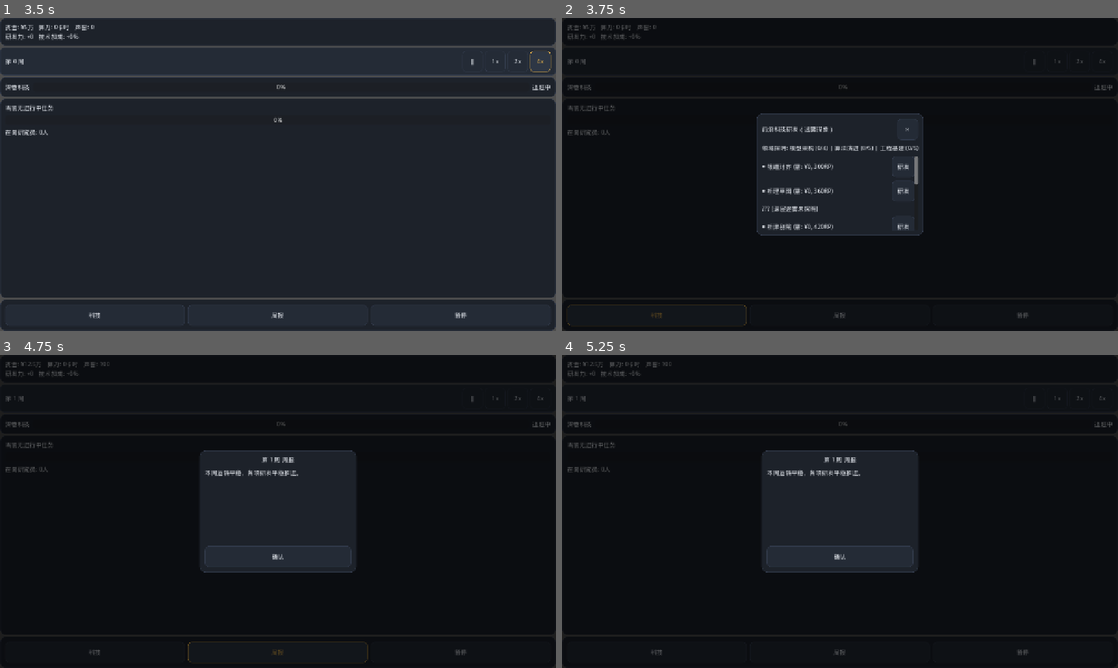
Above: before the commit, frames 1-4 (two rows, left to right).
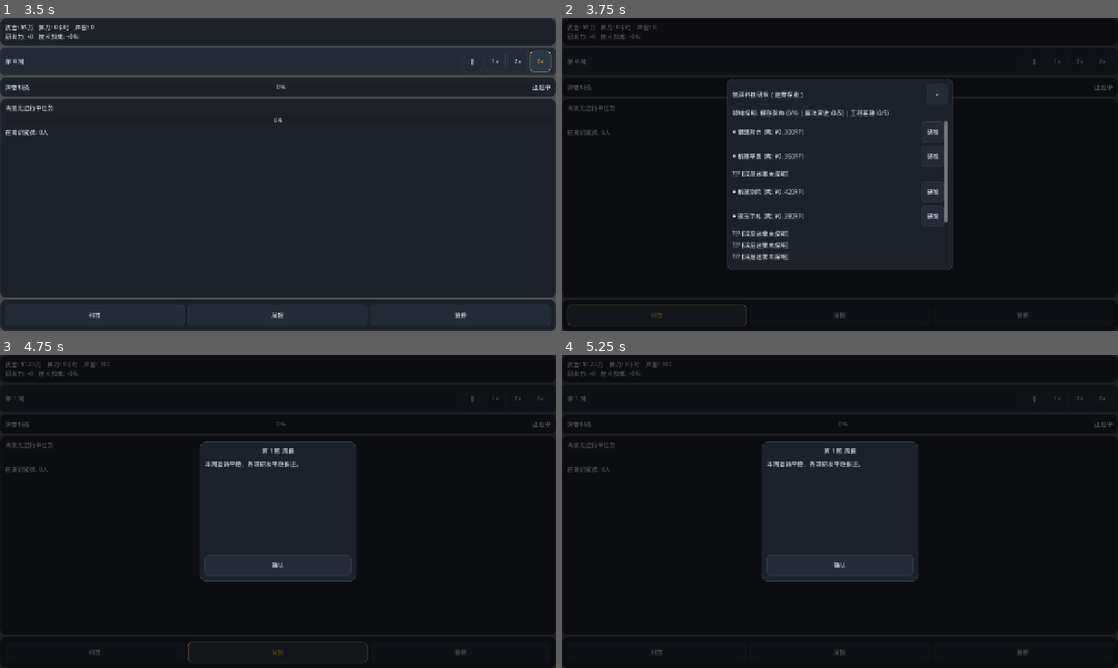
Above: after the commit, the same moments.

Repository: wingsky-1/big-ai-era
Game: Godot game, scene res://src/ui/main/main.tscn
Two runs of this game, one before a commit and one after it. Both use one fixed random seed, a clock stepped at 60 frames per second and the inputs below.
Inputs:
- Up to frame 1 (3.5 s): click "‖" at 0.5 s; click "1x" at 1.25 s; click "2x" at 2 s; click "4x" at 2.75 s
- Up to frame 2 (3.75 s): click "科技" at 3.5 s
- Up to frame 3 (4.75 s): click "周报" at 4.25 s
- Up to frame 4 (5.25 s): click "暂停" at 5 s

Frame 1 is identical in both runs. In frame 2, 14% of the frame differs, in the area x 29-71%, y 19-81%; in frame 3, 2.3%; in frame 4, 2.3%.

Commit message:
fix(ui): 对抗评审闭环（P0 弹层尺寸键 + 无效属性清理 + ADR 补强）
独立评审（引擎探针实证）三项 P0 全部闭环：
- DESIGN_SIZES 键由类名改蛇形文件名：apply() 按 resource_path 派生键
  查表，原类名键永不命中导致全弹层静默落 fallback 360x280（首轮截图
  失真根因，已重拍）；
- 删除 5 个 tscn 中 PanelContainer 不存在的 shrink_center/shrink_end
  无效属性（ClassDB 探针实证）；
- ADR-0010 补强：Apache 2.0 分支许可选择依据 / 480 基准数学 / ⏸⏳
  符号禁令 / 截图调试驱动移除条件。
P1 闭环：MIN_MODAL_SIZE 下限防极小视口塌缩；gameover 截图分支去除
无谓解暂停；shot 驱动丢弃挂起决策卡防叠层污染；测试精确断言 432 +
显式设 root 尺寸规避 GUT 64x64 污染；符号白名单入测试。

Diff:
--- a/src/ui/main/main.gd
+++ b/src/ui/main/main.gd
@@ -97,6 +97,9 @@
 	if shot.is_empty():
 		return
 	_world.set_paused(true)
+	# 防御：若开局/推进已挂起决策卡，截图合成模式丢弃之，避免叠层污染证据
+	if not _world.pending_decision.is_empty():
+		_world.set_pending_decision({})
 	# 注意：类内不可裸调 get_stack()——与 GDScript 内置全局函数（返回调试栈 Array）撞名
 	var stack: PanelStack = _stack
 	if stack == null:
@@ -109,7 +112,7 @@
 		"report":
 			stack.push_panel(PanelStack.PANEL_REPORT_ARCHIVE)
 		"gameover":
-			_world.set_paused(false)
+			# 终局弹层为合成布局证据（world 并未真破产），保持暂停避免 tick 污染画面
 			stack.push_panel(PanelStack.PANEL_GAME_OVER)
 	# 精确就绪信号：截图脚本轮询此标志，避免盲等延时
 	JavaScriptBridge.eval("window.__DSH_SHOT_READY__ = true;", true)
--- a/src/ui/modal_sizing.gd
+++ b/src/ui/modal_sizing.gd
@@ -9,13 +9,17 @@
 const VIEWPORT_MARGIN: int = 24
 ## 预留 Dock 之上的纵向安全边距（竖屏下顶部条区更高）
 const VERTICAL_MARGIN: int = 96
+## 收敛下限：极小视口（如 headless 64x64 测试窗）下弹层不完全塌缩
+const MIN_MODAL_SIZE: Vector2 = Vector2(280, 200)
 
+# 键 = 弹层脚本文件名（蛇形）——与 resource_path 派生键严格一致，
+# 禁止改用类名键（v0.1.2 评审 P0：键不匹配会让全部弹层静默落 fallback）。
 const DESIGN_SIZES: Dictionary = {
-	"DecisionCardDialog": Vector2(360, 280),
-	"WeeklyReportDialog": Vector2(360, 320),
-	"TechTreeDialog": Vector2(520, 440),
-	"StaffRosterDialog": Vector2(440, 400),
-	"GameOverDialog": Vector2(360, 280),
+	"decision_card_dialog": Vector2(360, 280),
+	"weekly_report_dialog": Vector2(360, 320),
+	"tech_tree_dialog": Vector2(520, 440),
+	"staff_roster_dialog": Vector2(440, 400),
+	"game_over_dialog": Vector2(360, 280),
 }
 
 
@@ -23,7 +27,10 @@
 static func resolve_min_size(viewport_size: Vector2, expected: Vector2) -> Vector2:
 	var avail_w: float = maxf(0.0, viewport_size.x - VIEWPORT_MARGIN * 2.0)
 	var avail_h: float = maxf(0.0, viewport_size.y - VERTICAL_MARGIN)
-	return Vector2(minf(expected.x, avail_w), minf(expected.y, avail_h))
+	return Vector2(
+		maxf(MIN_MODAL_SIZE.x, minf(expected.x, avail_w)),
+		maxf(MIN_MODAL_SIZE.y, minf(expected.y, avail_h))
+	)
 
 
 ## 弹层根节点挂载后调用：写入设计期望并按当前视口收敛 min size。
--- a/src/ui/modals/decision_card_dialog.tscn
+++ b/src/ui/modals/decision_card_dialog.tscn
@@ -16,8 +16,6 @@
 custom_minimum_size = Vector2(360, 280)
 grow_horizontal = 2
 grow_vertical = 2
-shrink_center = true
-shrink_end = true
 theme = ExtResource("1_theme")
 script = ExtResource("2_script")
 
--- a/src/ui/modals/game_over_dialog.tscn
+++ b/src/ui/modals/game_over_dialog.tscn
@@ -16,8 +16,6 @@
 custom_minimum_size = Vector2(360, 280)
 grow_horizontal = 2
 grow_vertical = 2
-shrink_center = true
-shrink_end = true
 theme = ExtResource("1_theme")
 script = ExtResource("2_script")
 
--- a/src/ui/modals/staff_roster_dialog.tscn
+++ b/src/ui/modals/staff_roster_dialog.tscn
@@ -16,8 +16,6 @@
 custom_minimum_size = Vector2(440, 400)
 grow_horizontal = 2
 grow_vertical = 2
-shrink_center = true
-shrink_end = true
 theme = ExtResource("1_theme")
 script = ExtResource("2_script")
 
--- a/src/ui/modals/tech_tree_dialog.tscn
+++ b/src/ui/modals/tech_tree_dialog.tscn
@@ -16,8 +16,6 @@
 custom_minimum_size = Vector2(520, 440)
 grow_horizontal = 2
 grow_vertical = 2
-shrink_center = true
-shrink_end = true
 theme = ExtResource("1_theme")
 script = ExtResource("2_script")
 
--- a/src/ui/modals/weekly_report_dialog.tscn
+++ b/src/ui/modals/weekly_report_dialog.tscn
@@ -16,8 +16,6 @@
 custom_minimum_size = Vector2(360, 320)
 grow_horizontal = 2
 grow_vertical = 2
-shrink_center = true
-shrink_end = true
 theme = ExtResource("1_theme")
 script = ExtResource("2_script")
 
--- a/tests/unit/test_portrait_modal_sizing.gd
+++ b/tests/unit/test_portrait_modal_sizing.gd
@@ -29,15 +29,22 @@
 func test_modal_sizing_clamps_within_narrow_viewport() -> void:
 	# 480 逻辑宽竖屏（减两侧 24 边距）：tech_tree 期望 520 宽必须被收敛
 	var clamped: Vector2 = ModalSizing.resolve_min_size(Vector2(480, 1039), Vector2(520, 440))
-	assert_eq(clamped.x, 432.0, "tech_tree 宽应收敛到 480-48=432")
+	assert_eq(clamped.x, 432.0, "tech_tree 宽应精确收敛到 480-48=432")
 	assert_eq(clamped.y, 440.0, "高度未超限应保留期望值")
 	# 桌面 1280 视口：期望尺寸原样生效
 	var desktop: Vector2 = ModalSizing.resolve_min_size(Vector2(1280, 720), Vector2(520, 440))
 	assert_eq(desktop, Vector2(520, 440), "桌面视口下弹层期望尺寸不受影响")
 
 
+func test_modal_sizing_floor_protects_tiny_viewport() -> void:
+	# 极小视口（如 headless 64x64 测试窗）：不得塌缩到 0，须守住下限
+	var floored: Vector2 = ModalSizing.resolve_min_size(Vector2(64, 64), Vector2(520, 440))
+	assert_eq(floored, ModalSizing.MIN_MODAL_SIZE, "极小视口下弹层收敛到 MIN_MODAL_SIZE 下限")
+
+
 func test_modal_sizing_apply_and_refresh_roundtrip() -> void:
 	# 用裸 PanelContainer 测纯函数行为：%UniqueName 依赖场景注册，脚本化节点无此表
+	# 显式设 root 尺寸：GUT headless 默认窗口 64x64，不设则断言被窗口尺寸污染
 	var root_stub: Control = Control.new()
 	add_child_autofree(root_stub)
 	root_stub.size = Vector2(480, 1039)
@@ -45,10 +52,7 @@
 	root_stub.add_child(dlg)
 	dlg.set_meta("modal_design_size", Vector2(520, 440))
 	ModalSizing.apply(dlg)
-	assert_true(
-		dlg.custom_minimum_size.x <= 480.0 - ModalSizing.VIEWPORT_MARGIN * 2.0 + 0.01,
-		"窄视口下弹层宽不得溢出视口"
-	)
+	assert_eq(dlg.custom_minimum_size.x, 432.0, "窄视口下 apply 应精确收敛到 432")
 	root_stub.size = Vector2(1280, 720)
 	ModalSizing.refresh(dlg)
 	assert_eq(dlg.custom_minimum_size, Vector2(520, 440), "宽视口下 refresh 应回到期望尺寸")
@@ -56,12 +60,13 @@
 
 func test_all_modal_design_sizes_fit_landscape_base() -> void:
 	# 桌面基准下所有弹层期望尺寸不得小于 v0.1.1 固定尺寸（观感零回退）
+	# 键为蛇形文件名，与 apply() 的 resource_path 派生键一致（评审 P0 联动）
 	var expected := {
-		"DecisionCardDialog": Vector2(360, 280),
-		"WeeklyReportDialog": Vector2(360, 320),
-		"TechTreeDialog": Vector2(520, 440),
-		"StaffRosterDialog": Vector2(440, 400),
-		"GameOverDialog": Vector2(360, 280),
+		"decision_card_dialog": Vector2(360, 280),
+		"weekly_report_dialog": Vector2(360, 320),
+		"tech_tree_dialog": Vector2(520, 440),
+		"staff_roster_dialog": Vector2(440, 400),
+		"game_over_dialog": Vector2(360, 280),
 	}
 	for key: String in expected:
 		assert_true(ModalSizing.DESIGN_SIZES.has(key), "DESIGN_SIZES 应包含 %s" % key)
--- a/tests/unit/test_theme_font.gd
+++ b/tests/unit/test_theme_font.gd
@@ -16,6 +16,9 @@
 	# 覆盖面抽查：常用界面汉字必须全部有字形，缺字即豆腐
 	for codepoint: int in [0x4E2D, ord("资"), ord("算"), ord("誉"), ord("研"), ord("科")]:
 		assert_true(font_file.has_char(codepoint), "字体应含字形 U+%04X" % codepoint)
+	# UI 符号抽查：✓✕●○‖ 等界面在用符号（⏸/⏳ 已实证缺字形，禁用清单见 ADR-0010）
+	for codepoint: int in [0x2713, 0x2715, 0x25CF, 0x25CB, 0x2016]:
+		assert_true(font_file.has_char(codepoint), "字体应含 UI 符号 U+%04X" % codepoint)
 
 
 func test_project_custom_theme_fallback() -> void:
Binary file changed: docs/playtest/screenshots/2026-09-07-v0.1.2/desktop-1280x720__report.png
Binary file changed: docs/playtest/screenshots/2026-09-07-v0.1.2/desktop-1280x720__tech.png
Binary file changed: docs/playtest/screenshots/2026-09-07-v0.1.2/portrait-390x844__report.png
Binary file changed: docs/playtest/screenshots/2026-09-07-v0.1.2/portrait-390x844__tech.png
Not shown, changed: docs/adr/0010-cjk-font-and-portrait-content-scale.md
